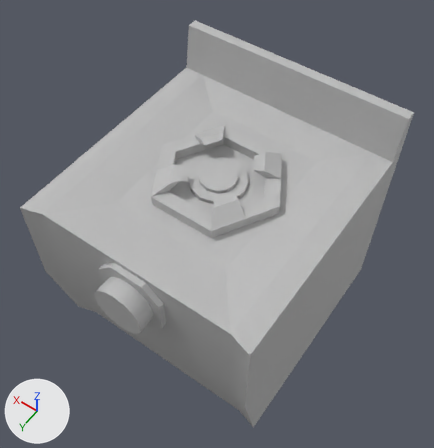
A saved change to the FBX model Assets/Models/Appliances/Stove.fbx.
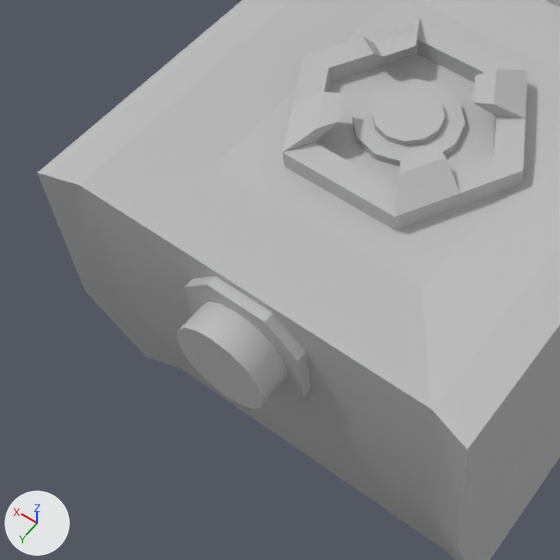
There are two pictures of each version: one whole from a camera (50 mm lens) standing at (-0.421, 0.594, 0.793) and looking at (0.003, 0.0, -0.14), one close up on the part from 0% to 69% of the width and 26% to 93% of the height. The lights are fixed; the arrows at lower left show +X, +Y and +Z. Where no turn or scale is listed for an object, it has been applied to the vertices.

The first close-up shows 'Stove1', 'button1'.
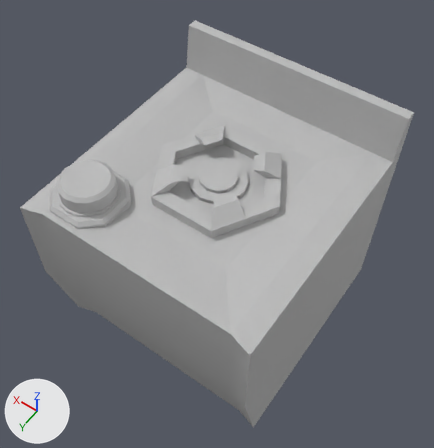
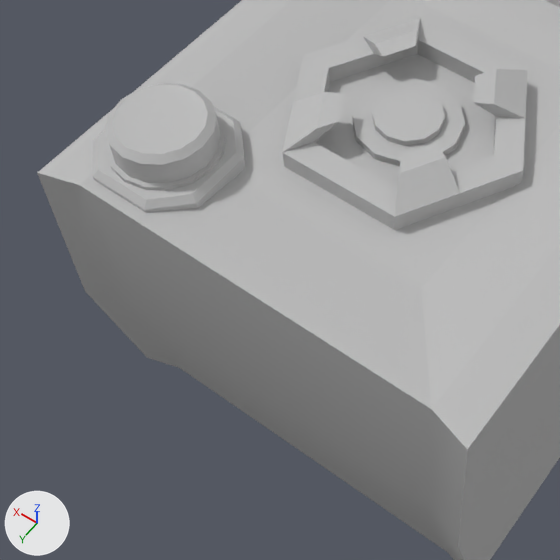
Edits to the bpy script that builds the scene:
```text
Change me_mesh_001:
    where me_mesh_001.from_pydata(...)  # 150 vertices, 144 faces; spans x -0.237..0.237, y -0.251..0.255, z -0.396..0.09
    used by ob_stove1; location = (0.0, 0.0, 0.0)
    remove me_mesh_001.materials.append(mat_lambert2)  # grey #bcbcbc
    me_mesh_001 part 1: the loose piece of 16 vertices spanning x -0.065..0.065, y 0.241..0.254, z -0.141..-0.011 is deleted
Add me_mesh_002:
    me_mesh_002.from_pydata(...)  # 57 vertices, 49 faces; spans x 0.0924..0.222, y 0.1003..0.2299, z -0.0162..0.0091
    me_mesh_002.materials.append(mat_lambert2)  # grey #bcbcbc
Add me_mesh_1:
    me_mesh_1.from_pydata(...)  # 65 vertices, 64 faces; spans x 0.1072..0.2072, y 0.1151..0.2151, z 0.0064..0.0412
    me_mesh_1.materials.append(mat_lambert2)  # grey #bcbcbc
Remove ob_button1:
    ob_button1 = bpy.data.objects.new('button1', me_mesh)
    ob_button1.location = (0.0, 0.0, 0.0)
Add ob_button1_1:
    ob_button1_1 = bpy.data.objects.new('Button1', me_mesh_002)
    ob_button1_1.location = (0.0, 0.0, 0.0)
Add ob_button3:
    ob_button3 = bpy.data.objects.new('button3', me_mesh_1)
    ob_button3.location = (0.0, 0.0, 0.0)
```

Changed parts and their boxes [x1, y1, x2, y2] in the close-ups (560 x 560 px):
'button3', added
    after: [105, 83, 220, 183]
'button1', deleted
    before: [177, 302, 287, 409]
'Button1', added
    after: [93, 107, 245, 212]
part 1 of me_mesh_001, deleted
    before: [184, 276, 311, 398]
